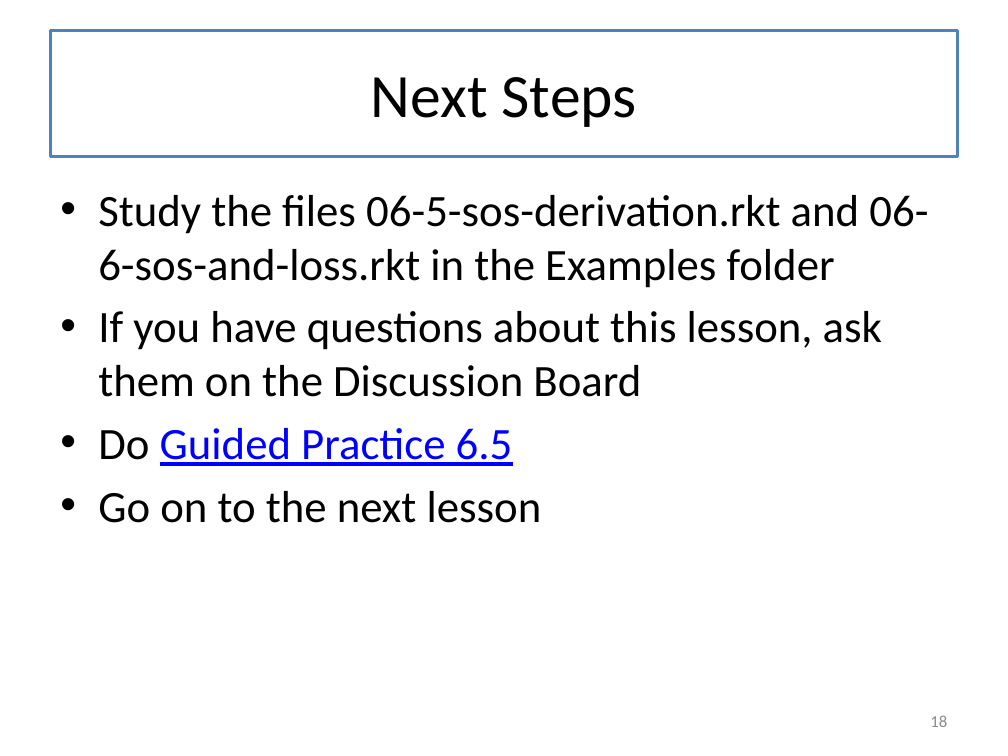
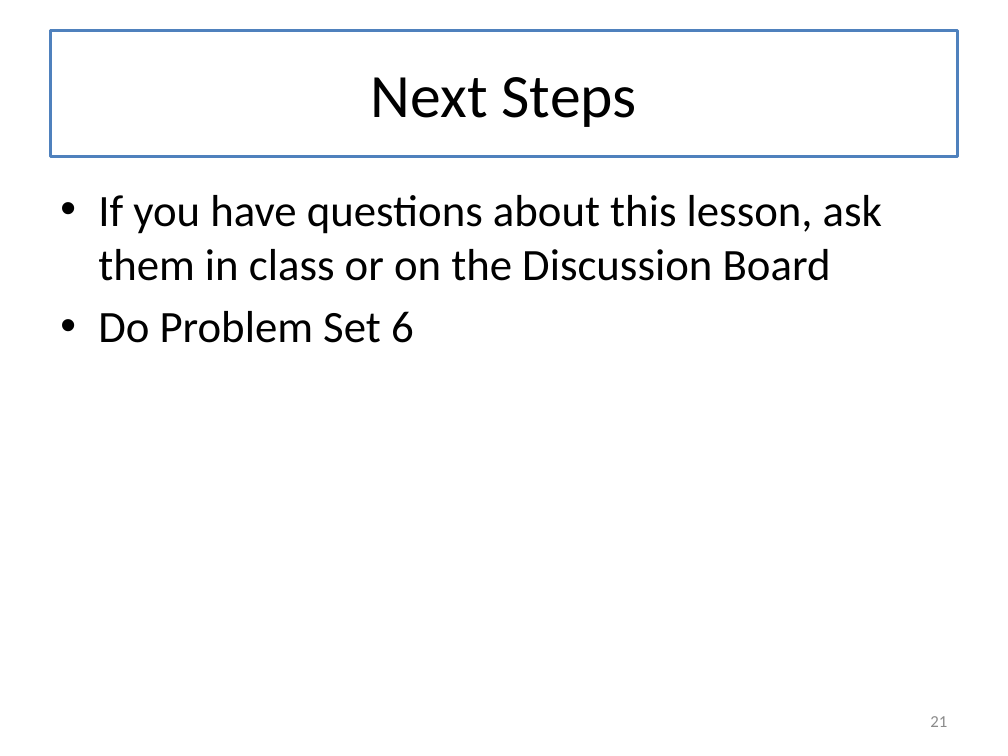
Before and after one commit to mwand/cs5010f16, a slide deck: slide 21 of Slides/Lesson 6.6 Halting Functions for Tree-Like Structures.pptx (slide 18 before the commit). Drawn at 1008x756 pixels with LibreOffice and Linux fonts; fonts in the diff are those of the drawing. Boxes give left, top, right and bottom in pixels: in the first picture for what was removed or moved away, otherwise in the second. Text is boxed around its words. In the diff, an @@ line names an element or a change of style, - is before the commit and + after.

```diff
--- a/Slides/Lesson 6.6 Halting Functions for Tree-Like Structures.pptx
+++ b/Slides/Lesson 6.6 Halting Functions for Tree-Like Structures.pptx
@@ text at [98, 195, 882, 343]: text changed @@
-• Study the files 06-5-sos-derivation.rkt and 06-6-sos-and-loss.rkt in the Examples folder
-• If you have questions about this lesson, ask them on the Discussion Board
-• Do Guided Practice 6.5
-• Go on to the next lesson
+• If you have questions about this lesson, ask them in class or on the Discussion Board
+• Do Problem Set 6
@@ page number at [930, 716, 947, 727]: text changed @@
-18
+21
```
Also in this commit, not shown: 4 other slides changed, 4 slides added, 1 slide removed, 1 other file.
